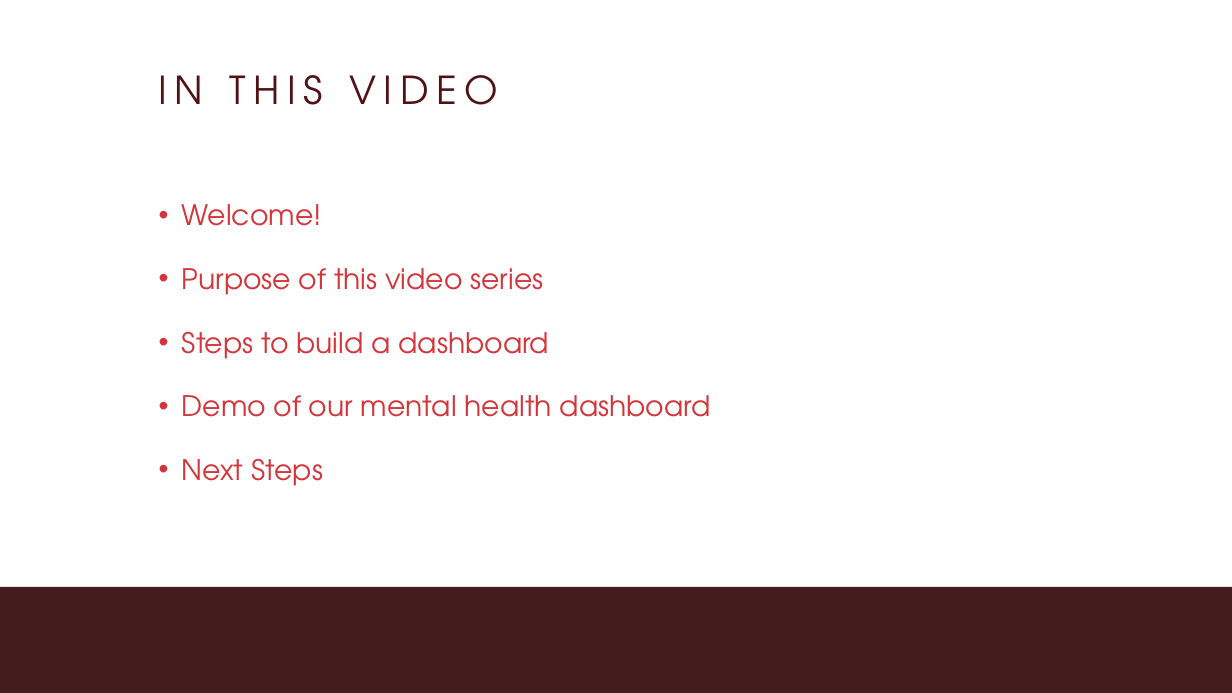
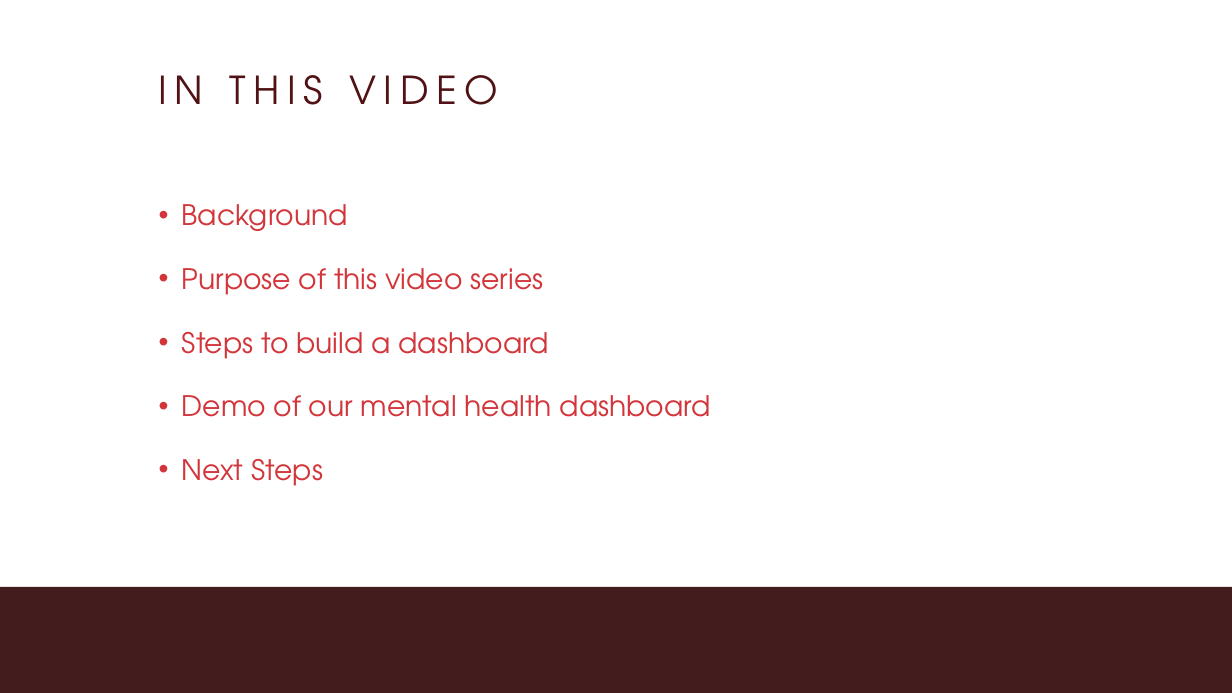
Before and after one commit to MariaElise-T/MH_Dashboard_Tutorial, a slide deck: slide 2 of Formatted Slides/Module0_Video1.pptx. Drawn at 1232x693 pixels with LibreOffice and Linux fonts; fonts in the diff are those of the drawing; background and template pictures are left out. Boxes give left, top, right and bottom in pixels: in the first picture for what was removed or moved away, otherwise in the second. Text is boxed around its words. In the diff, an @@ line names an element or a change of style, - is before the commit and + after.

```diff
--- a/Formatted Slides/Module0_Video1.pptx
+++ b/Formatted Slides/Module0_Video1.pptx
@@ text at (x1=182, y1=204, x2=348, y2=231): text changed @@
-• Welcome!
+• Background
```
Also in this commit, not shown: 3 other slides changed, 1 slide added, 13 other files.
